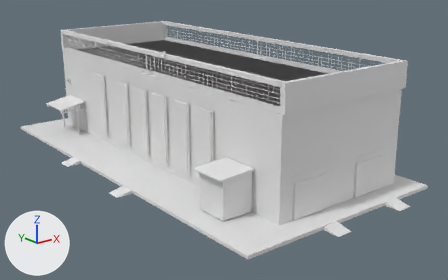
What one commit did to the Blender file Ms. Ranjbar Folder/proje.blend.
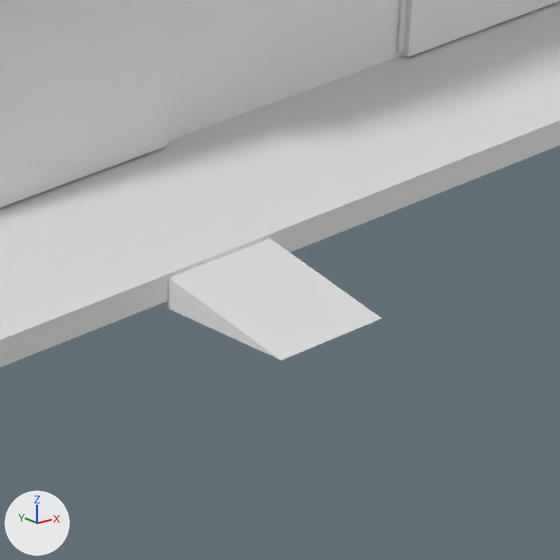
The first picture shows the older version from a camera (50 mm lens) standing at (-255.0, -338.0, 142.0) and looking at (-3.0, -22.0, 16.0). The close-ups show the older and then the newer version on the part from 68% to 84% of the width and 68% to 94% of the height of that picture. Only the edits that show in the close-ups are written down. The axes (+X, +Y, +Z) are drawn at lower left. The lights are the same throughout.

Before the edit, the objects in view are built like this:
```python
me_cube_011 = bpy.data.meshes.new('Cube.011')
me_cube_011.from_pydata([(-1.0, -1.0, -0.49), (-1.0, 0.99, 1.0), (-1.0, 1.0, -0.49), (-1.0, 1.0, 1.0), (1.0, -1.0, -0.49), (1.0, 0.99, 1.0), (1.0, 1.0, -0.49), (1.0, 1.0, 1.0)], [], [(0, 1, 3, 2), (2, 3, 7, 6), (6, 7, 5, 4), (4, 5, 1, 0), (2, 6, 4, 0), (7, 3, 1, 5)])
me_plane_032 = bpy.data.meshes.new('Plane.032')
me_plane_032.from_pydata(...)  # 100 vertices, 82 faces; spans x -1.59..1.52, y -1.34..1.13, z 0.0..0.7
me_plane_034 = bpy.data.meshes.new('Plane.034')
me_plane_034.from_pydata(...)  # 100 vertices, 82 faces; spans x -1.59..1.52, y -1.34..1.13, z 0.0..0.7
ob_cube_007 = bpy.data.objects.new('Cube.007', me_cube_011)
ob_cube_007.location = (-25.2, -145.0, 1.02)
ob_cube_007.scale = (5.0, 5.0, 1.5)
ob_plane_028 = bpy.data.objects.new('Plane.028', me_plane_032)
ob_plane_028.location = (-27.6, -125.8, 15.19)
ob_plane_028.rotation_euler = (1.571, 1.571, 3.142)  # degrees (90, 90, 180)
ob_plane_028.scale = (8.0, 9.8, 1.0)
ob_plane_029 = bpy.data.objects.new('Plane.029', me_plane_034)
ob_plane_029.location = (21.69, -125.8, 15.19)
ob_plane_029.rotation_euler = (1.571, 1.571, 3.142)  # degrees (90, 90, 180)
ob_plane_029.scale = (8.0, 9.8, 1.0)
# also in view: 'Cube' at (-10.0, 0.0, 2.0); 'Cube.001' at (0.0, 0.0, 32.0)
```
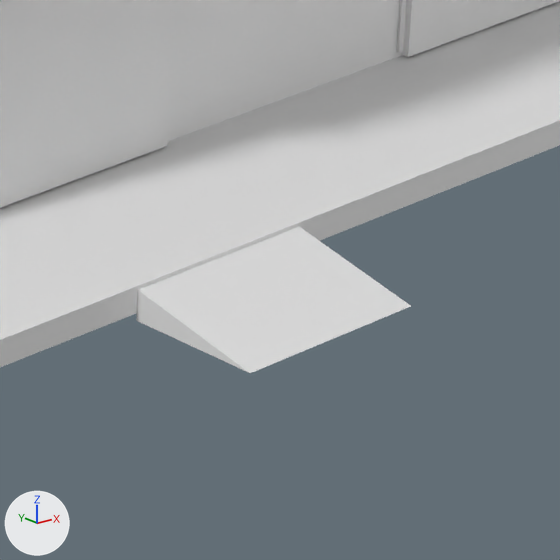
The change in detail:
Object 'Cube.007' (ob_cube_007) is rescaled from (5.0, 5.0, 1.5) to (8.0, 5.0, 1.5).

Where the change shows, as pixel boxes [x1, y1, x2, y2] in the close-ups (560 x 560 px):
'Cube.007', rescaled (28% wider, 20% taller)
    before: [167, 238, 382, 360]
    after: [136, 227, 411, 373]
